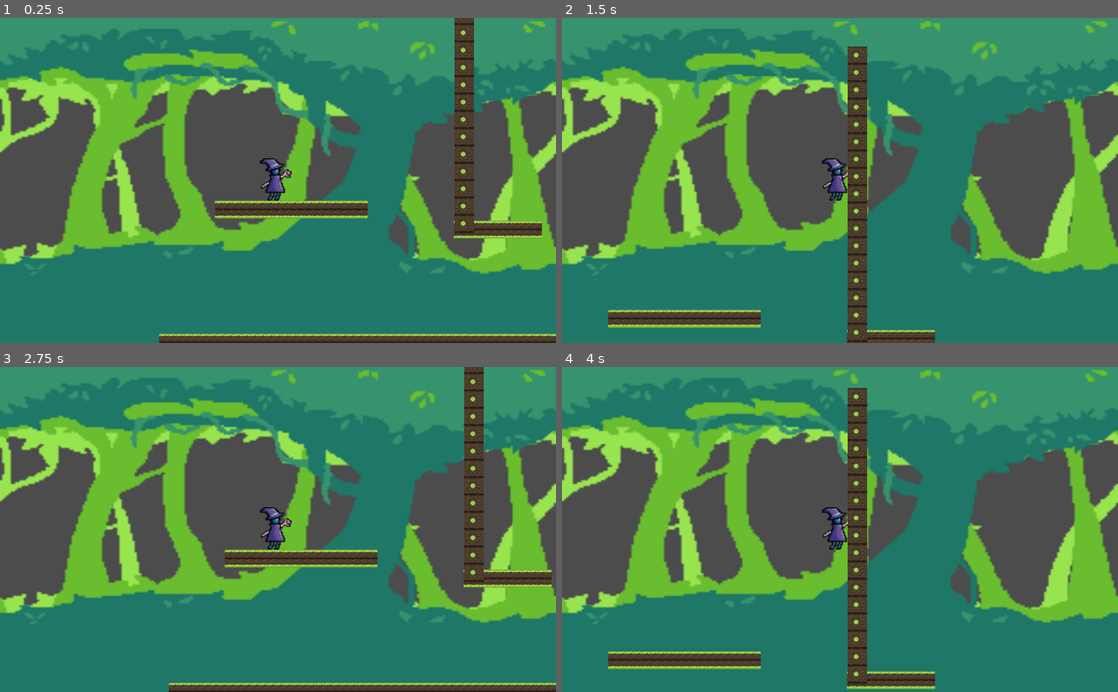
Above: before the commit, frames 1-4 (two rows, left to right).
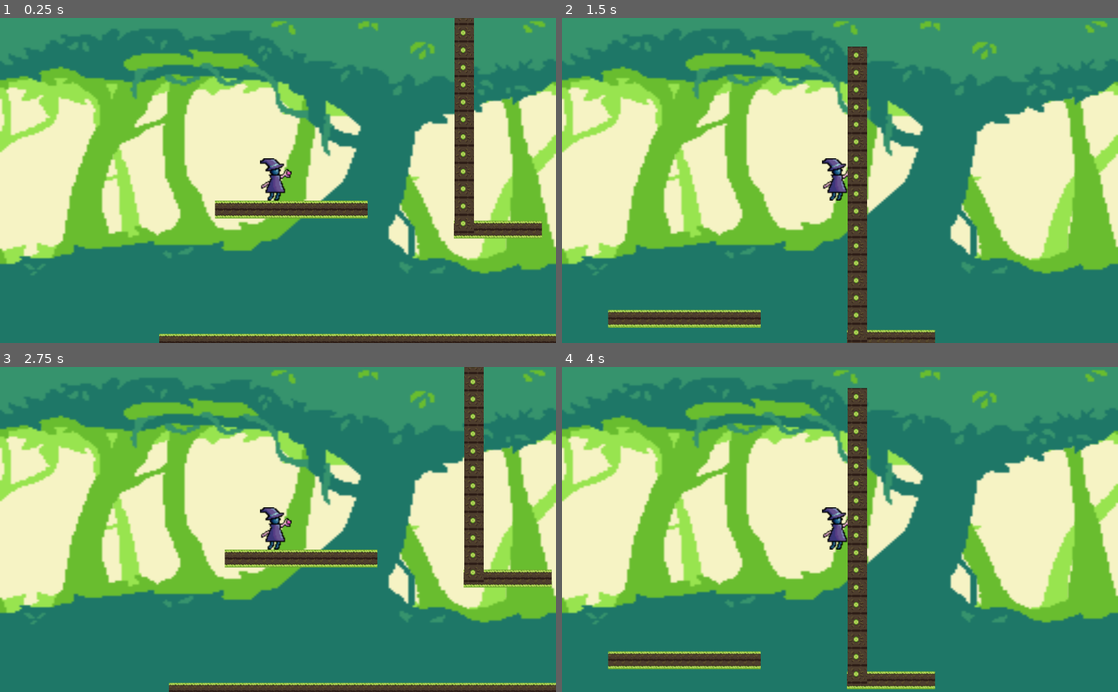
Above: after the commit, the same moments.

Repository: msotozuniga/Memo
Game: Godot game, scene res://scenes/l_i.tscn
Same seed, same stepped clock (60 frames per second), same inputs: the game is played once before the commit and once after it.
Inputs (mouse positions are in pixels of both pictures, inside the frame that each line leads up to):
- Up to frame 1 (0.25 s): no input
- Up to frame 2 (1.5 s): tap Enter at 0.5 s; move the mouse to (962, 164) at 0.52 s; hold D (move_right) from 0.53 s (still down); click (962, 164) at 0.6 s; tap Space (jump) at 0.77 s; move the mouse to (728, 196) at 1.27 s; click (728, 196) at 1.35 s
- Up to frame 3 (2.75 s): tap Space (jump) at 1.52, 2 s; move the mouse to (333, 458) at 2.02 s; release D (move_right) at 2.03 s; hold A (move_left) from 2.03 s (still down); click (333, 458) at 2.1 s
- Up to frame 4 (4 s): move the mouse to (812, 594) at 2.77 s; release A (move_left) at 2.78 s; hold D (move_right) from 2.78 s (still down); click (812, 594) at 2.85 s; tap Space (jump) at 3.02, 3.77 s; move the mouse to (1006, 578) at 3.52 s; click (1006, 578) at 3.6 s

The runs differ from the first frame. In frame 1, 24% of the frame differs, in the area x 0-100%, y 20-75%; in frame 2, 26%; in frame 3, 24%; in frame 4, 26%.

Commit message:
Correción camará atada a nodo jugador en escena de nivel

Diff:
--- a/project.godot
+++ b/project.godot
@@ -59,4 +59,5 @@
 
 [rendering]
 
+environment/default_clear_color=Color( 0.968627, 0.956863, 0.772549, 1 )
 environment/default_environment="res://default_env.tres"
--- /dev/null
+++ b/scenes/camera_l1.tscn
@@ -0,0 +1,41 @@
+[gd_scene load_steps=9 format=2]
+
+[ext_resource path="res://sprites/forest/2.png" type="Texture" id=1]
+[ext_resource path="res://sprites/forest/1.png" type="Texture" id=2]
+[ext_resource path="res://sprites/forest/3.png" type="Texture" id=3]
+
+[sub_resource type="CameraTexture" id=2]
+
+[sub_resource type="CameraTexture" id=3]
+
+[sub_resource type="ShaderMaterial" id=4]
+
+[sub_resource type="CameraTexture" id=5]
+
+[sub_resource type="CameraTexture" id=6]
+
+[node name="Camera2D" type="Camera2D"]
+current = true
+
+[node name="Sprite" type="Sprite" parent="."]
+scale = Vector2( 4, 3.5 )
+z_index = -2
+texture = ExtResource( 3 )
+normal_map = SubResource( 2 )
+
+[node name="Sprite2" type="Sprite" parent="."]
+scale = Vector2( 4, 3.5 )
+z_index = -3
+texture = ExtResource( 1 )
+normal_map = SubResource( 3 )
+
+[node name="Sprite3" type="Sprite" parent="."]
+scale = Vector2( 4, 3.5 )
+z_index = -6
+texture = ExtResource( 2 )
+
+[node name="Sprite4" type="Sprite" parent="."]
+material = SubResource( 4 )
+use_parent_material = true
+texture = SubResource( 5 )
+normal_map = SubResource( 6 )
--- a/scenes/l_i.tscn
+++ b/scenes/l_i.tscn
@@ -1,9 +1,10 @@
-[gd_scene load_steps=9 format=2]
+[gd_scene load_steps=10 format=2]
 
 [ext_resource path="res://scenes/player.tscn" type="PackedScene" id=1]
 [ext_resource path="res://scripts/player.gd" type="Script" id=2]
 [ext_resource path="res://sprites/forest/tiles_3.png" type="Texture" id=3]
 [ext_resource path="res://sprites/forest/tiles_2.png" type="Texture" id=4]
+[ext_resource path="res://scenes/camera_l1.tscn" type="PackedScene" id=5]
 
 [sub_resource type="RectangleShape2D" id=1]
 extents = Vector2( 690.284, 10.0095 )
@@ -22,6 +23,8 @@
 [node name="Player" parent="." instance=ExtResource( 1 )]
 position = Vector2( 68.0011, 328.07 )
 script = ExtResource( 2 )
+
+[node name="fondo" parent="Player" instance=ExtResource( 5 )]
 
 [node name="StaticBody2D" type="StaticBody2D" parent="."]
 position = Vector2( 544.657, 611.252 )
--- a/scenes/player.tscn
+++ b/scenes/player.tscn
@@ -1,26 +1,16 @@
-[gd_scene load_steps=11 format=2]
+[gd_scene load_steps=4 format=2]
 
 [ext_resource path="res://sprites/Diseño de Personaje-2.png" type="Texture" id=1]
-[ext_resource path="res://sprites/forest/3.png" type="Texture" id=2]
-[ext_resource path="res://sprites/forest/2.png" type="Texture" id=3]
-[ext_resource path="res://sprites/forest/1.png" type="Texture" id=4]
 
 [sub_resource type="CapsuleShape2D" id=1]
 radius = 18.9411
 height = 41.4726
 
-[sub_resource type="CameraTexture" id=2]
-
-[sub_resource type="CameraTexture" id=3]
-
-[sub_resource type="ShaderMaterial" id=4]
-
-[sub_resource type="CameraTexture" id=5]
-
-[sub_resource type="CameraTexture" id=6]
+[sub_resource type="CircleShape2D" id=2]
+radius = 48.1913
 
 [node name="Player" type="KinematicBody2D"]
-position = Vector2( 166, 100 )
+position = Vector2( 152.227, 79.8702 )
 
 [node name="CollisionShape2D" type="CollisionShape2D" parent="."]
 position = Vector2( -6.88776, -2.83163 )
@@ -39,28 +29,15 @@
 
 [node name="vuelo" type="Timer" parent="."]
 
-[node name="Camera2D" type="Camera2D" parent="."]
-current = true
+[node name="Area2D" type="Area2D" parent="."]
+position = Vector2( 1.05945, 1.05948 )
+__meta__ = {
+"_edit_lock_": true
+}
 
-[node name="Sprite" type="Sprite" parent="Camera2D"]
-scale = Vector2( 4, 3.5 )
-z_index = -2
-texture = ExtResource( 2 )
-normal_map = SubResource( 2 )
-
-[node name="Sprite2" type="Sprite" parent="Camera2D"]
-scale = Vector2( 4, 3.5 )
-z_index = -3
-texture = ExtResource( 3 )
-normal_map = SubResource( 3 )
-
-[node name="Sprite3" type="Sprite" parent="Camera2D"]
-scale = Vector2( 4, 3.5 )
-z_index = -6
-texture = ExtResource( 4 )
-
-[node name="Sprite4" type="Sprite" parent="Camera2D"]
-material = SubResource( 4 )
-use_parent_material = true
-texture = SubResource( 5 )
-normal_map = SubResource( 6 )
+[node name="CollisionShape2D" type="CollisionShape2D" parent="Area2D"]
+position = Vector2( -7.41626, -3.05176e-05 )
+shape = SubResource( 2 )
+__meta__ = {
+"_edit_lock_": true
+}
